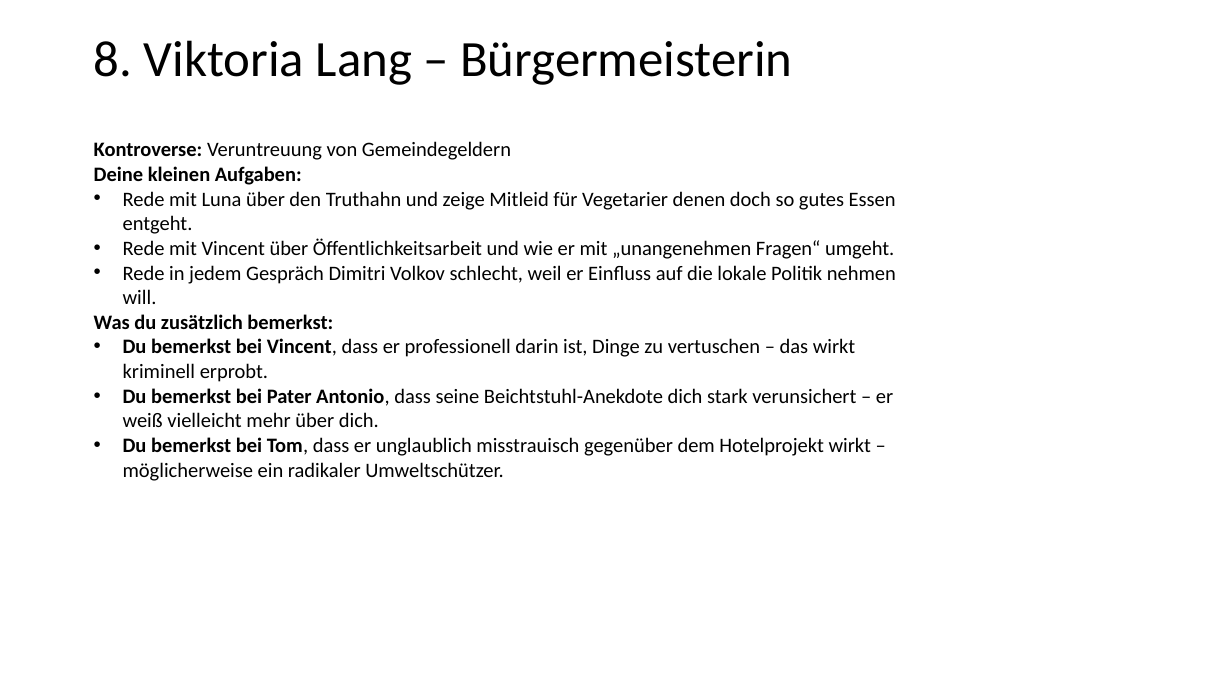
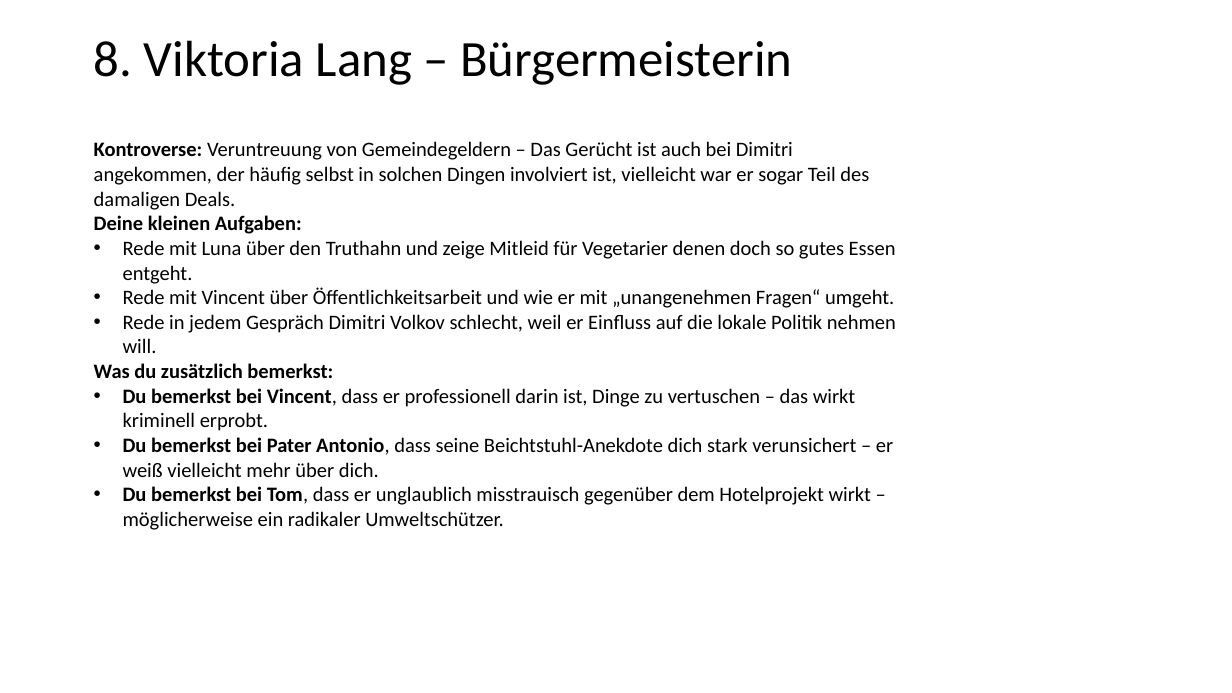
Before and after one commit to LkySlevin/krimidinner_app, a slide deck: slide 12 of Misc/Krimidinner.pptx (slide 13 before the commit). Drawn at 1232x693 pixels with LibreOffice and Linux fonts; fonts in the diff are those of the drawing. Boxes give left, top, right and bottom in pixels: in the first picture for what was removed or moved away, otherwise in the second. Text is boxed around its words. In the diff, an @@ line names an element or a change of style, - is before the commit and + after.

```diff
--- a/Misc/Krimidinner.pptx
+++ b/Misc/Krimidinner.pptx
@@ text at box(94, 141, 869, 234): text changed; bold off @@
-Kontroverse: Veruntreuung von Gemeindegeldern
-Deine kleinen Aufgaben:
+Kontroverse: Veruntreuung von Gemeindegeldern – Das Gerücht ist auch bei Dimitri angekommen, der häufig selbst in solchen Dingen involviert ist, vielleicht war er sogar Teil des damaligen Deals.
+Deine kleinen Aufgaben:
```
Also in this commit, not shown: 8 other slides changed, 1 slide removed, 16 other files.
